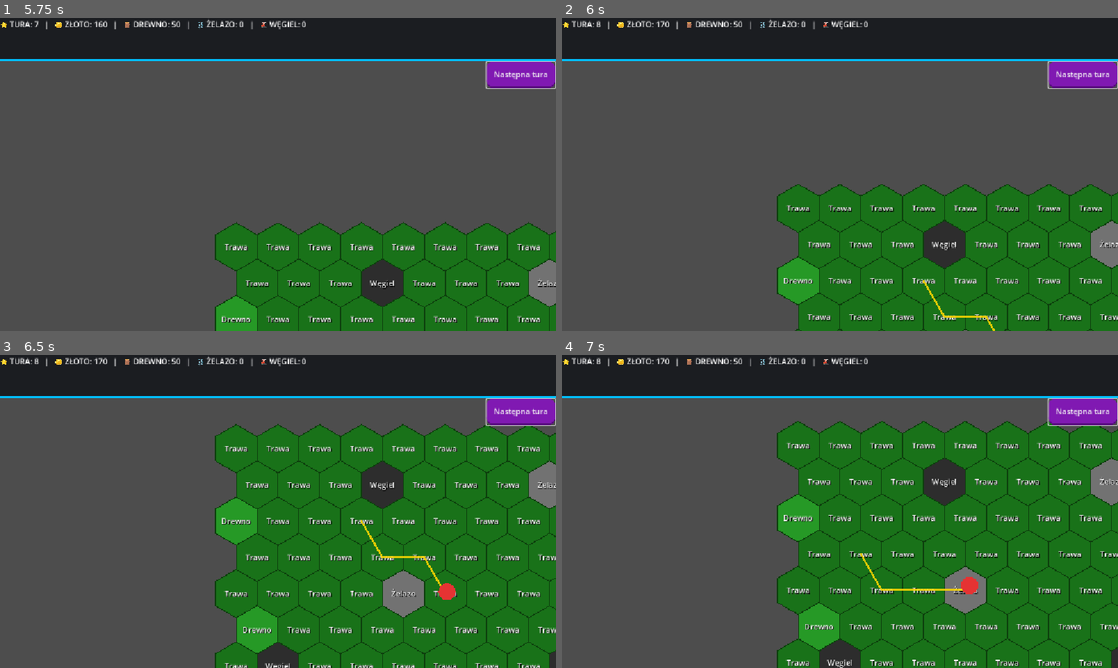
Above: before the commit, frames 1-4 (two rows, left to right).
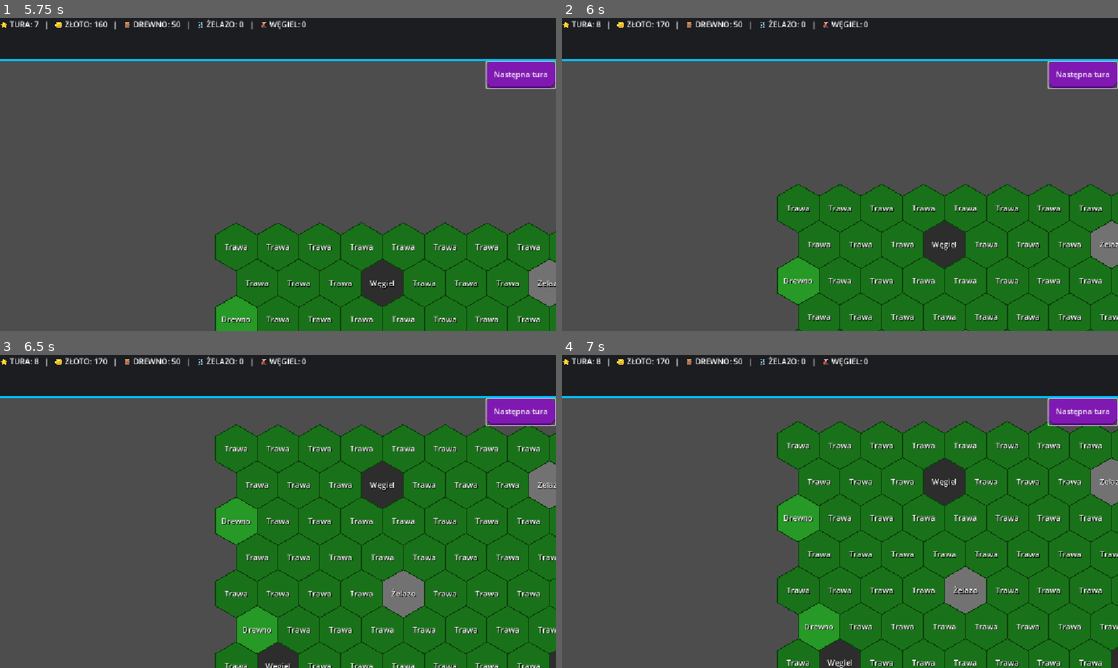
Above: after the commit, the same moments.

Repository: matiok35/nowy-projekt-gry
Game: Godot game, scene res://game_world.tscn
Same seed, same stepped clock (60 frames per second), same inputs: the game is played once before the commit and once after it.
Inputs (mouse positions are in pixels of both pictures, inside the frame that each line leads up to):
- Up to frame 1 (5.75 s): click "Następna tura" at 0.5 s; tap Enter at 1.25, 2.75, 5 s; drag from (372, 246) to (417, 318) at 1.27 s; tap Space at 2, 4.25 s; drag from (394, 284) to (500, 246) at 2.02 s; move the mouse to (372, 318) at 2.77 s; hold Right (ui_right) 2.78-3.5 s; click (372, 318) at 2.92 s; drag from (283, 246) to (322, 318) at 3.52 s; drag from (300, 284) to (305, 174) at 4.27 s; drag from (278, 318) to (361, 246) at 5.02 s
- Up to frame 2 (6 s): tap Space at 5.75 s; move the mouse to (884, 246) at 5.77 s; hold Down (ui_down) from 5.78 s (still down); click (884, 246) at 5.92 s
- Up to frame 3 (6.5 s): keep holding Down (ui_down)
- Up to frame 4 (7 s): release Down (ui_down) at 6.5 s; drag from (817, 558) to (862, 486) at 6.52 s

Frame 1 is identical in both runs. In frame 2, 0.1% of the frame differs, in the area x 64-78%, y 83-100%; in frame 3, 0.3%; in frame 4, 0.3%, in the area x 53-75%, y 63-77%.

Commit message:
selectablePostac

Diff:
--- a/character.gd
+++ b/character.gd
@@ -7,16 +7,24 @@
 @export var move_range: int = 4
 
 var path: Array[Vector2] = []
+var selected: bool = false  # --- DODANE ---
+
+var _polygon: Polygon2D  # --- DODANE: referencja do zmiany koloru ---
 
 func _ready() -> void:
-	var polygon = Polygon2D.new()
+	_polygon = Polygon2D.new()
 	var points = PackedVector2Array()
 	for i in range(16):
 		var angle = (TAU / 16.0) * i
 		points.append(Vector2(cos(angle), sin(angle)) * 18.0)
-	polygon.polygon = points
-	polygon.color = Color(0.9, 0.2, 0.2)
-	add_child(polygon)
+	_polygon.polygon = points
+	_polygon.color = Color(0.9, 0.2, 0.2)
+	add_child(_polygon)
+
+# --- DODANE: wizualna zmiana przy zaznaczeniu ---
+func set_selected(value: bool) -> void:
+	selected = value
+	_polygon.color = Color(1.0, 0.6, 0.0) if selected else Color(0.9, 0.2, 0.2)
 
 func follow_path(new_path: Array[Vector2]) -> void:
 	path = new_path
@@ -24,11 +32,12 @@
 func _physics_process(_delta: float) -> void:
 	if path.is_empty():
 		return
-
 	var target: Vector2 = path[0]
 	var to_target: Vector2 = target - global_position
-
 	if to_target.length() < ARRIVAL_THRESHOLD:
 		path.pop_front()
+		# --- NOWE: jeśli zakończono ruch (nie ma już punktów), odznacz postać
+		if path.is_empty():
+			set_selected(false)
 	else:
 		global_position += to_target.normalized() * MOVE_SPEED * _delta
--- a/game_world.gd
+++ b/game_world.gd
@@ -141,44 +141,62 @@
 func _unhandled_input(event: InputEvent) -> void:
 	if event is InputEventMouseButton and event.pressed:
 		var global_mouse_pos = get_global_mouse_position()
-
-		var space_state = get_world_2d().direct_space_state
-		var query = PhysicsPointQueryParameters2D.new()
-		query.position = global_mouse_pos
-		query.collide_with_areas = true
-
-		var results = space_state.intersect_point(query)
-
-		if not results.is_empty():
-			var hit_area = results[0]["collider"] as Area2D
-
-			for pos in tile_nodes:
-				if tile_nodes[pos] == hit_area:
-					# --- DODANE: lewy przycisk rusza postacią ---
-					if event.button_index == MOUSE_BUTTON_LEFT:
-						# --- DODANE: blokada ruchu gdy menu jest otwarte ---
+		# --- NOWE: Prawy klik zawsze odznacza postać i (opcjonalnie) otwiera menu tylko jeśli nie jest zaznaczona
+		if event.button_index == MOUSE_BUTTON_RIGHT:
+			if character:
+				character.set_selected(false)
+			# Prawy klik otwiera menu kontekstowe TYLKO gdy postać nie jest zaznaczona
+			var space_state = get_world_2d().direct_space_state
+			var query = PhysicsPointQueryParameters2D.new()
+			query.position = global_mouse_pos
+			query.collide_with_areas = true
+			var results = space_state.intersect_point(query)
+			if not results.is_empty():
+				var hit_area = results[0]["collider"] as Area2D
+				for pos in tile_nodes:
+					if tile_nodes[pos] == hit_area:
+						var tile_type = map_data[pos]["type"]
+						var has_building = map_data[pos]["building"] != "Brak"
+						# --- BLOKADA BUDOWANIA gdy postać jest zaznaczona
+						if character and character.selected:
+							return
+						var screen_mouse_pos = get_viewport().get_mouse_position()
+						if hud_node and hud_node.has_method("show_context_menu"):
+							hud_node.show_context_menu(screen_mouse_pos, pos, tile_type, has_building)
+						return
+			return
+		# --- Dalsza obsługa lewego kliknięcia ---
+		if event.button_index == MOUSE_BUTTON_LEFT:
+			var space_state = get_world_2d().direct_space_state
+			var query = PhysicsPointQueryParameters2D.new()
+			query.position = global_mouse_pos
+			query.collide_with_areas = true
+			var results = space_state.intersect_point(query)
+			if not results.is_empty():
+				var hit_area = results[0]["collider"] as Area2D
+				for pos in tile_nodes:
+					if tile_nodes[pos] == hit_area:
+						# Blokada ruchu gdy menu jest otwarte
 						if hud_node:
 							var menu = hud_node.get_node_or_null("MenuBudowania")
 							if menu and menu.visible:
 								return
-
-						if character and cell_to_id.has(pos):
+						# Klik na postać (LEWY) => zaznaczenie/odznaczenie (TOGGLE)
+						if character and global_mouse_pos.distance_to(character.global_position) < 20.0:
+							# --- NOWE: przełącznik zaznaczenia lewym kliknięciem na postać
+							character.set_selected(not character.selected)
+							return
+						# Ruch tylko gdy postać jest zaznaczona
+						if character and character.selected and cell_to_id.has(pos):
 							var world_path = get_world_path_to(pos)
 							if not world_path.is_empty():
 								character.follow_path(world_path)
 						return
 
-					# Prawy przycisk otwiera menu kontekstowe
-					if event.button_index == MOUSE_BUTTON_RIGHT:
-						var tile_type = map_data[pos]["type"]
-						var has_building = map_data[pos]["building"] != "Brak"
-						var screen_mouse_pos = get_viewport().get_mouse_position()
-						if hud_node and hud_node.has_method("show_context_menu"):
-							hud_node.show_context_menu(screen_mouse_pos, pos, tile_type, has_building)
-						return
-
 # --- FUNKCJA WYWOŁYWANA PRZEZ HUD PO KLIKNIĘCIU PRZYCISKU W POPUPIE ---
 func build_on_tile(pos: Vector2, building_name: String) -> void:
+	if character and character.selected:
+		return
 	var tile = map_data[pos]
 
 	if EconomyManager.can_afford_and_place(building_name, tile["type"]):
@@ -296,13 +314,17 @@
 	if not character or not path_line:
 		return
 
-	# --- DODANE: ukryj linię gdy menu kontekstowe jest otwarte ---
 	if hud_node:
 		var menu = hud_node.get_node_or_null("MenuBudowania")
 		if menu and menu.visible:
 			path_line.clear_points()
 			return
 
+	# --- DODANE: nic nie rób jeśli postać nie jest zaznaczona ---
+	if not character.selected:
+		path_line.clear_points()
+		return
+
 	if not character.path.is_empty():
 		draw_path_line(character.path)
 		return
